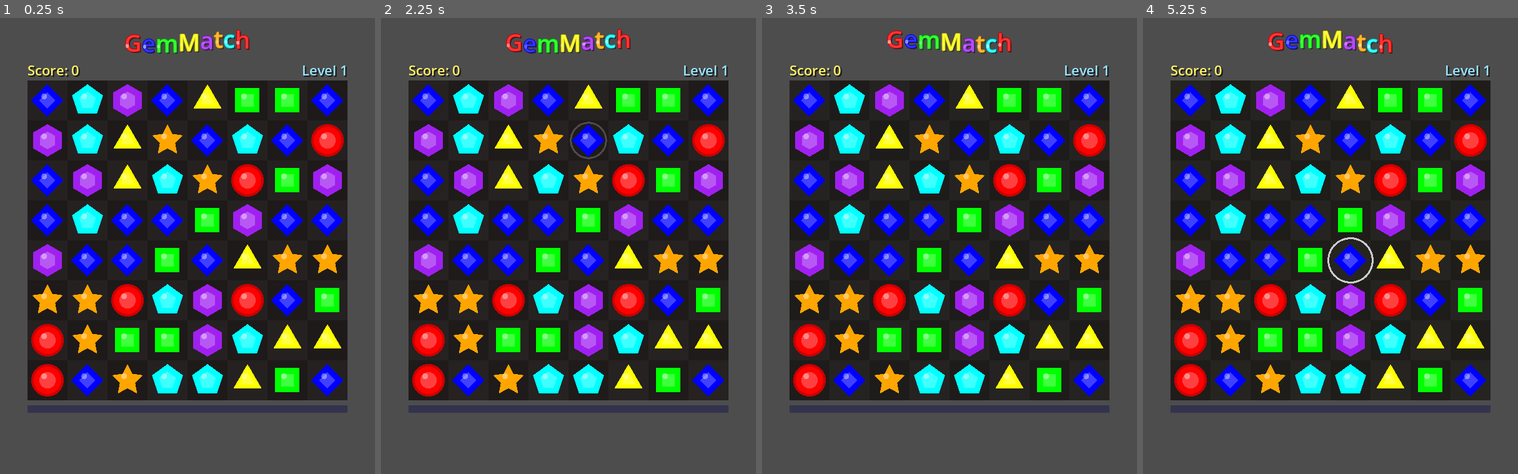
Above: before the commit, frames 1-4 (left to right).
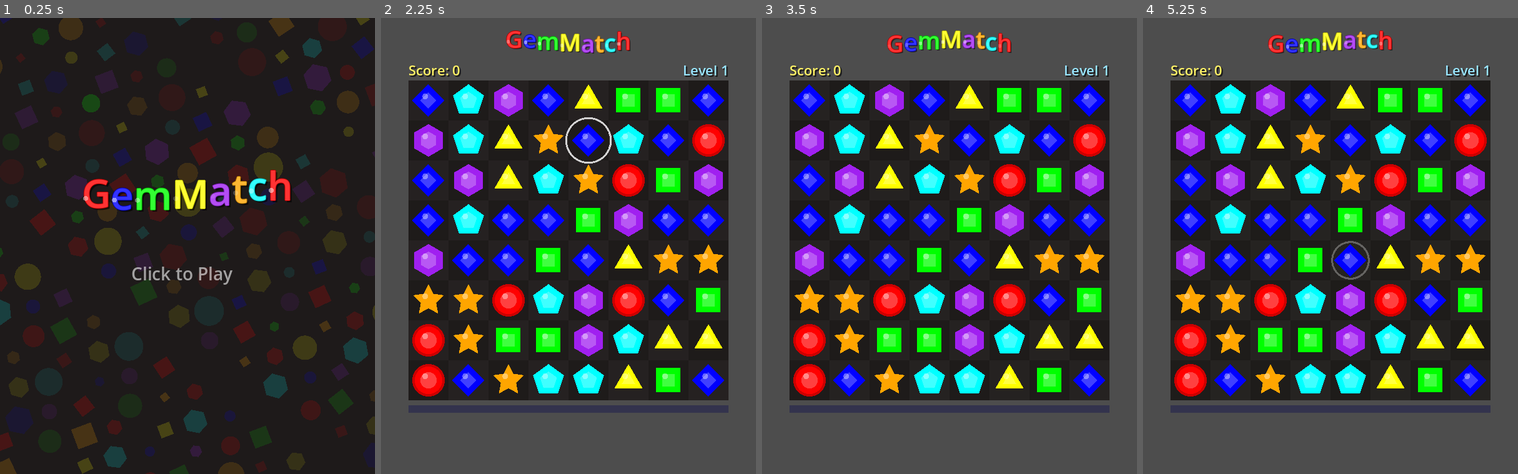
Above: after the commit, the same moments.

Repository: dylanmtaylor/gemmatch
Game: Godot game, scene res://scenes/title.tscn
Two runs of this game, one before a commit and one after it. Both use one fixed random seed, a clock stepped at 60 frames per second and the inputs below. Before the commit the project starts from res://scenes/main.tscn.
Inputs (mouse positions are in pixels of both pictures, inside the frame that each line leads up to):
- Up to frame 1 (0.25 s): no input
- Up to frame 2 (2.25 s): move the mouse to (651, 223) at 0.52 s; click (651, 223) at 0.67 s; drag from (493, 268) to (549, 337) at 1.27 s; move the mouse to (606, 145) at 2.02 s; click (606, 145) at 2.17 s
- Up to frame 3 (3.5 s): drag from (930, 337) to (837, 177) at 2.77 s
- Up to frame 4 (5.25 s): move the mouse to (1443, 314) at 3.52 s; click (1443, 314) at 3.67 s; drag from (1218, 177) to (1274, 132) at 4.27 s; move the mouse to (1349, 246) at 5.02 s; click (1349, 246) at 5.17 s

The runs differ from the first frame. In frame 1, 68% of the frame differs, in the area x 0-100%, y 0-100%; in frame 2, 1.0%; in frame 3, 0.7%; in frame 4, 1.0%.

Commit message:
Add title screen with animated logo and floating gem shapes
New title scene with large bouncing 'GemMatch' logo, pulsing
'Click to Play' prompt, and 200 floating colored shapes (circles,
diamonds, hexagons) drifting across a slowly shifting background.
Clicking transitions to the main game scene.

Diff:
--- a/project.godot
+++ b/project.godot
@@ -7,7 +7,7 @@
 [application]
 
 config/name="GemMatch"
-run/main_scene="res://scenes/main.tscn"
+run/main_scene="res://scenes/title.tscn"
 config/features=PackedStringArray("4.2", "GL Compatibility")
 
 [display]
--- /dev/null
+++ b/scenes/title.tscn
@@ -0,0 +1,6 @@
+[gd_scene load_steps=2 format=3 uid="uid://title"]
+
+[ext_resource type="Script" path="res://scripts/title.gd" id="1"]
+
+[node name="Title" type="Node2D"]
+script = ExtResource("1")
--- /dev/null
+++ b/scripts/title.gd
@@ -0,0 +1,74 @@
+extends Node2D
+
+var time := 0.0
+const TITLE := "GemMatch"
+const COLORS: Array[Color] = [
+	Color.RED, Color.BLUE, Color.GREEN, Color.YELLOW,
+	Color.PURPLE, Color.ORANGE, Color.CYAN, Color.RED
+]
+
+func _process(delta: float) -> void:
+	time += delta
+	queue_redraw()
+
+func _input(event: InputEvent) -> void:
+	if event is InputEventMouseButton and event.pressed:
+		get_tree().change_scene_to_file("res://scenes/main.tscn")
+
+func _draw() -> void:
+	# Background
+	var bg_hue: float = fmod(time * 0.02, 1.0)
+	draw_rect(Rect2(Vector2.ZERO, Vector2(600, 730)), Color.from_hsv(bg_hue, 0.15, 0.12))
+
+	# Decorative floating gems
+	for i in 200:
+		var speed: float = 10 + fmod(i * 13.7, 30.0)
+		var gx: float = fmod(i * 53.0 + time * speed, 700.0) - 50.0
+		var gy: float = fmod(i * 37.0 + time * (8 + fmod(i * 7.3, 20.0)), 830.0) - 50.0
+		var c: Color = COLORS[i % COLORS.size()]
+		var sz: float = 8 + fmod(i * 11.3, 16.0)
+		var alpha: float = 0.08 + fmod(i * 3.7, 0.12)
+		var rot: float = time * (0.5 + fmod(i * 0.3, 1.5))
+		# Draw as rotating shapes
+		if i % 3 == 0:
+			draw_circle(Vector2(gx, gy), sz, Color(c.r, c.g, c.b, alpha))
+		elif i % 3 == 1:
+			var pts := PackedVector2Array()
+			for j in 4:
+				var a: float = rot + TAU / 4.0 * j
+				pts.append(Vector2(gx + cos(a) * sz, gy + sin(a) * sz))
+			draw_colored_polygon(pts, Color(c.r, c.g, c.b, alpha))
+		else:
+			var pts := PackedVector2Array()
+			for j in 6:
+				var a: float = rot + TAU / 6.0 * j
+				pts.append(Vector2(gx + cos(a) * sz, gy + sin(a) * sz))
+			draw_colored_polygon(pts, Color(c.r, c.g, c.b, alpha))
+
+	var font := ThemeDB.fallback_font
+
+	# Large title
+	var total_w := 0.0
+	for i in TITLE.length():
+		total_w += font.get_string_size(TITLE[i], HORIZONTAL_ALIGNMENT_LEFT, -1, 64).x
+	var x: float = (600.0 - total_w) * 0.5
+	var base_y: float = 300.0
+	for i in TITLE.length():
+		var ch: String = TITLE[i]
+		var c: Color = COLORS[i % COLORS.size()]
+		var bounce: float = sin(time * 2.5 + i * 0.6) * 8.0
+		var pos := Vector2(x, base_y + bounce)
+		# Shadow
+		draw_string(font, pos + Vector2(3, 3), ch, HORIZONTAL_ALIGNMENT_LEFT, -1, 64, Color(0, 0, 0, 0.6))
+		# Outline
+		for off in [Vector2(-1,0), Vector2(1,0), Vector2(0,-1), Vector2(0,1)]:
+			draw_string(font, pos + off, ch, HORIZONTAL_ALIGNMENT_LEFT, -1, 64, c.darkened(0.3))
+		# Letter
+		draw_string(font, pos, ch, HORIZONTAL_ALIGNMENT_LEFT, -1, 64, c.lightened(0.2))
+		# Specular
+		draw_circle(pos + Vector2(6, -16), 4.0, Color(1, 1, 1, 0.3 + sin(time * 3.0 + i) * 0.2))
+		x += font.get_string_size(ch, HORIZONTAL_ALIGNMENT_LEFT, -1, 64).x
+
+	# "Click to Play" with pulse
+	var pulse: float = 0.4 + sin(time * 2.0) * 0.4
+	draw_string(font, Vector2(210, 420), "Click to Play", HORIZONTAL_ALIGNMENT_CENTER, -1, 28, Color(1, 1, 1, pulse))
Not shown, changed: README.md
